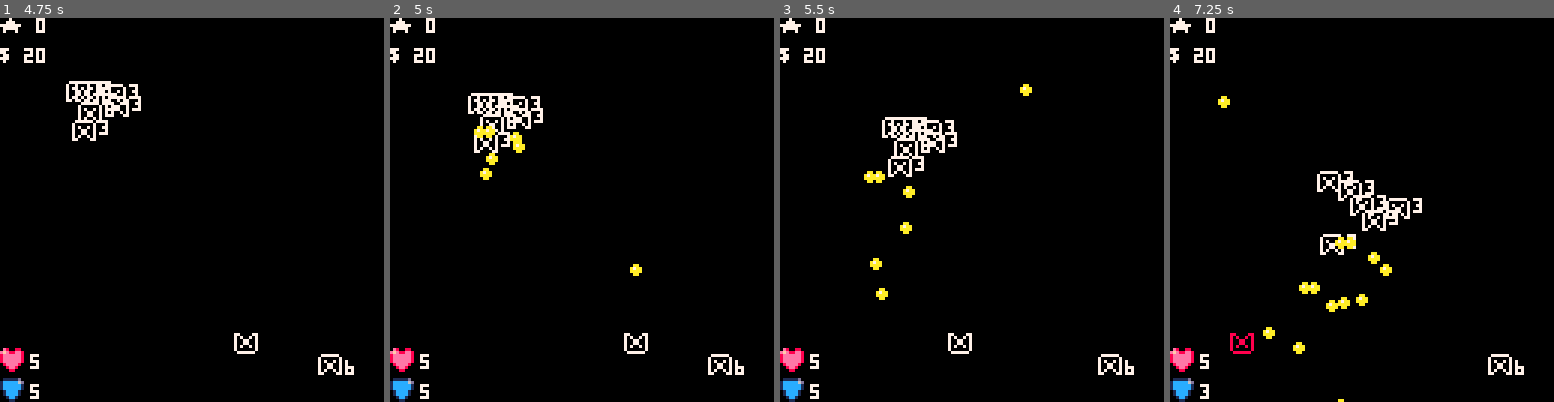
Above: before the commit, frames 1-4 (left to right).
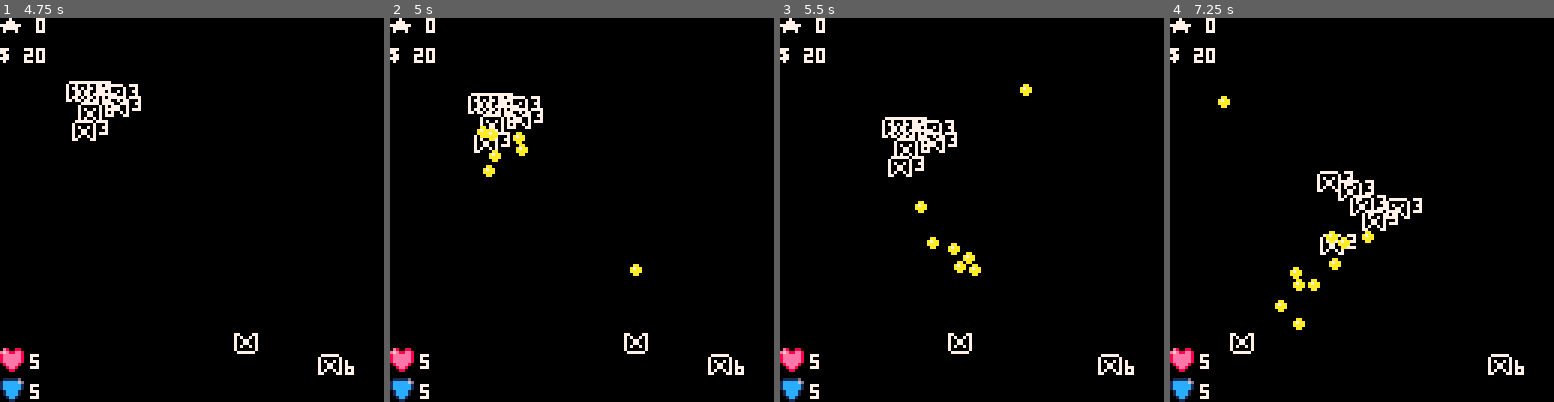
Above: after the commit, the same moments.

Repository: NinetiesPaul/Orion-s-Defender
Game: PICO-8 cartridge orionsdefender.p8
Two runs of this game, one before a commit and one after it. Both use one fixed random seed, a clock stepped at 60 frames per second and the inputs below.
Inputs:
- Up to frame 1 (4.75 s): tap O (Z key) at 0.33, 0.7, 1.43, 2.22, 3.1, 3.98 s; tap X (X key) at 1.07, 2.07, 2.4, 2.73, 3.07, 3.4, 3.73, 4.07, 4.4, 4.73 s; hold Left 1.97-2.37 s; hold Down 2.42-2.82 s; hold Right 2.87-3.53 s; hold Up 3.58-4.08 s; hold Right 4.13-4.53 s; hold Down from 4.58 s (still down)
- Up to frame 2 (5 s): keep holding Down; tap O (Z key) at 4.87 s
- Up to frame 3 (5.5 s): tap X (X key) at 5.07, 5.4 s; release Down at 5.08 s; hold Left from 5.13 s (still down)
- Up to frame 4 (7.25 s): tap X (X key) every 0.33 s from 5.73 to 7.07 s; tap O (Z key) at 5.75, 6.63 s; release Left at 5.8 s; hold Up 5.85-6.18 s; hold Left 6.23-6.63 s; hold Down 6.68-7.08 s; hold Right from 7.13 s (still down)

Frame 1 is identical in both runs. In frame 2, 0.4% of the frame differs, in the area x 21-36%, y 28-43%; in frame 3, 0.9%; in frame 4, 1.4%, in the area x 7-58%, y 55-100%.

Commit message:
code restructuring; added guided bullet; encounters management improvement

Diff:
--- a/orionsdefender.p8
+++ b/orionsdefender.p8
@@ -35,16 +35,6 @@
 rewards = false
 rewards_given = false
 
-enemies = {}
-enemy_bullets = {}
-enemy_count = 0
-
-shop_selector_spr = {002,018,034}
-shop_selector_y = 30
-shop_selector_pos = 1
-shop_selector_spr_pointer = 1
-shop_last_bought = ""
-
 function _draw()
  cls()
 
@@ -135,7 +125,9 @@
 	end
 	if current_view == 4 then
 		nav_store()
-  -- animate_shop_selector()
+	end
+	if current_view != 1 then
+		encounters = {}
 	end
 end
 
@@ -267,6 +259,10 @@
   if (e.type == 1) current_view = views[2]
  	if (e.type == 2) current_view = views[4]
  end
+
+ if (e.y >= 128) then
+ 	del(encounters,e)
+ end
 end
 -->8
 --player
@@ -317,12 +313,18 @@
 end
 -->8
 --enemies
+enemies = {}
+enemy_bullets = {}
+enemy_count = 0
+
 function create_enemy_bullet(e)
  for e in all(enemies) do
   local enemy_bullet = {}
   enemy_bullet.damage = difficulty * 1
   enemy_bullet.x = e.x
   enemy_bullet.y = e.y+8
+  enemy_bullet.angle=atan2(ship_x - e.x, ship_y - e.y)
+  enemy_bullet.v = flr(rnd(3)) + 1
   enemy_bullet.dy = e.dy
   add(enemy_bullets,enemy_bullet)
  end
@@ -342,7 +344,8 @@
 end
 
 function move_enemy_bullet(eb)
-	eb.y+=eb.dy
+	eb.x+=cos(eb.angle) * eb.v
+	eb.y+=sin(eb.angle) * eb.v
 
  if eb.x >= ship_x-4 and
     eb.x <= ship_x+6 and
@@ -381,6 +384,11 @@
 end
 -->8
 -- store
+shop_selector_spr = {002,018,034}
+shop_selector_y = 30
+shop_selector_pos = 1
+shop_selector_spr_pointer = 1
+shop_last_bought = ""
 
 function nav_store()
 	if btnp(5) then
